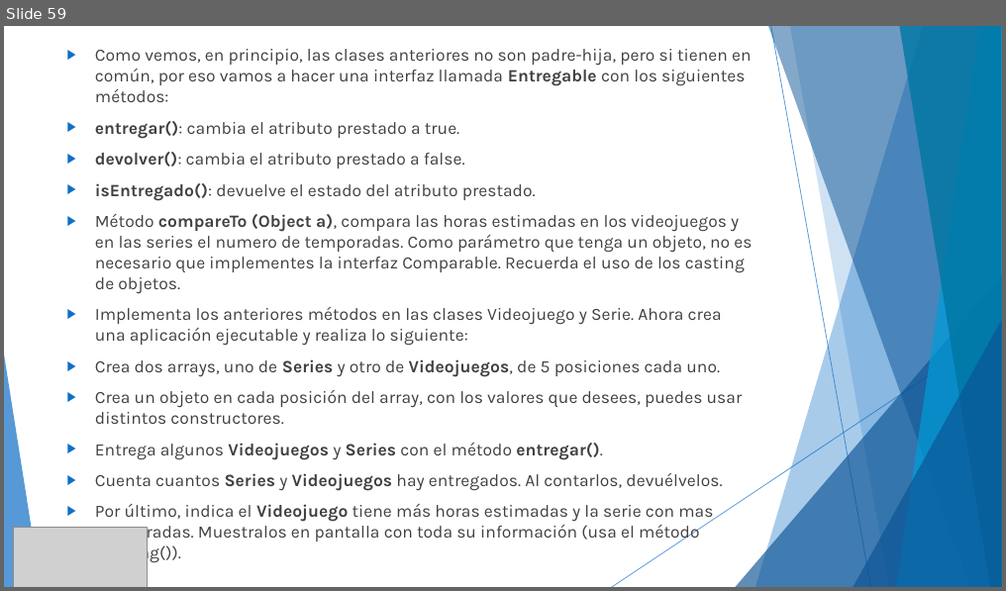
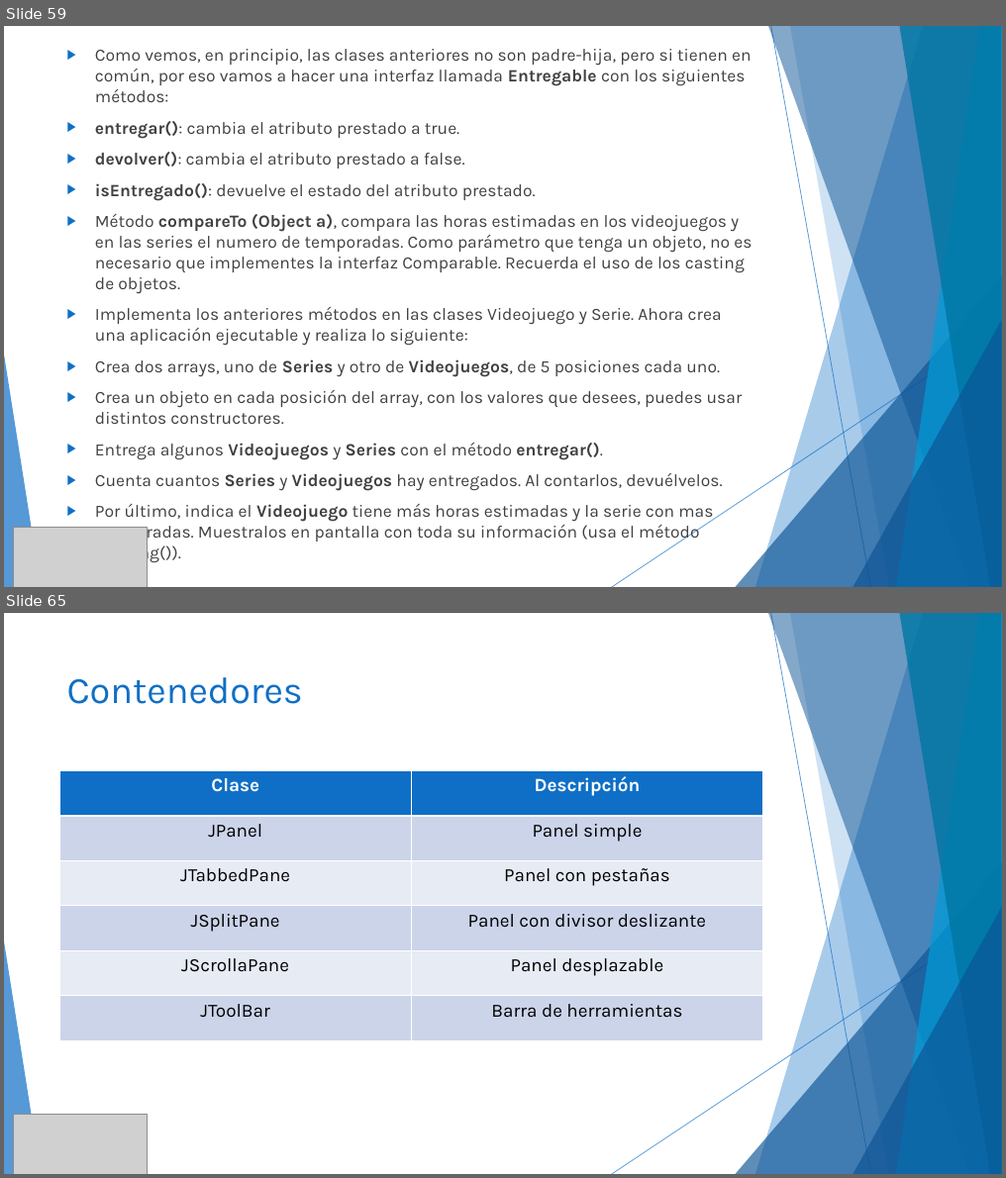
Before and after one commit to MChuil/Java, a slide deck: JAVA.pptx. Shown one above the other, each under a label of ours: slide 59 before the commit, slides 59 and 65 after it; the slides between them are not shown. The pictures are 1006x591 and 1006x1178 pixels, drawn with LibreOffice and Linux fonts; fonts in the diff are those of the drawing; grey boxes stand for pictures. Boxes give left, top, right and bottom in pixels: in the first picture for what was removed or moved away, otherwise in the second. Text is boxed around its words. In the diff, an @@ line names an element or a change of style, - is before the commit and + after.

```diff
--- a/JAVA.pptx
+++ b/JAVA.pptx
@@ slide 65 added at (4, 613, 1002, 1174), background #FFFFFF; not listed: 10 template elements that a slide beside it also shows @@
@@ title added at (67, 677, 303, 704), 36 pt, text #0F6FC6 @@
+Contenedores
@@ table added at (59, 771, 763, 1042), 6 rows, 2 columns @@
+Clase | Descripción
+JPanel | Panel simple
+JTabbedPane | Panel con pestañas
+JSplitPane | Panel con divisor deslizante
+JScrollaPane | Panel desplazable
+JToolBar | Barra de herramientas
@@ picture added at (14, 1115, 147, 1174) @@
```
Also in this commit, not shown: 2 slides changed, 11 other slides added, 1 slide removed, 22 other files.
